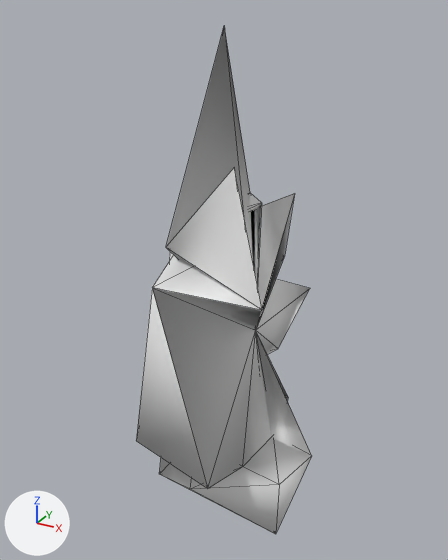
An edit to the OBJ model src/main/resources/assets/kn8/meshes/kikoru_no4/hand_left.obj, drawn before and after from the same camera.
Camera for both pictures: a camera (50 mm lens) standing at (-0.202, -0.221, 0.782) and looking at (-0.319, -0.008, 0.675). The lights are fixed; the arrows at lower left show +X, +Y and +Z. The first picture is the older version. Mesh edges are drawn as thin lines. Where no turn or scale is listed for an object, it has been applied to the vertices. Vertices at exactly the same position are counted once.

Before the edit, the objects in view are built like this:
```python
me_hand_left = bpy.data.meshes.new('hand_left')
me_hand_left.from_pydata(...)  # 50 vertices, 96 faces; spans x -0.338..-0.267, y -0.07..0.08, z 0.592..0.776
ob_hand_left = bpy.data.objects.new('hand_left', me_hand_left)
ob_hand_left.location = (0.0, 0.0, 0.0)
```
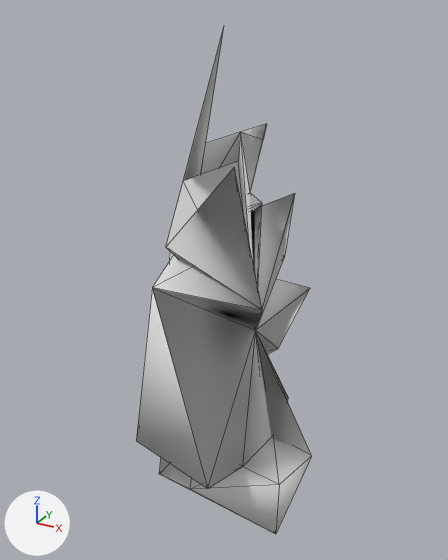
Pixel boxes [x1, y1, x2, y2] of what changed, in the pictures (448 x 560 px):
part 1 of me_hand_left, cut back
    before: [166, 28, 294, 326]
    after: [166, 124, 294, 326]

What the commit changed:
me_hand_left is used by ob_hand_left; location (0.0, 0.0, 0.0).
me_hand_left had 50 vertices, 96 faces and spanned x -0.338..-0.267, y -0.07..0.08, z 0.592..0.776.
me_hand_left now has 56 vertices, 102 faces and spans x -0.338..-0.267, y -0.07..0.08, z 0.592..0.776.
Part 1, on me_hand_left:
7 faces are deleted.
6 vertices are added at (-0.32, 0.032, 0.735), (-0.325, 0.017, 0.733), (-0.316, 0.02, 0.73), (-0.331, -0.003, 0.731), (-0.316, -0.003, 0.725), (-0.324, -0.03, 0.723).
13 new faces join them.
